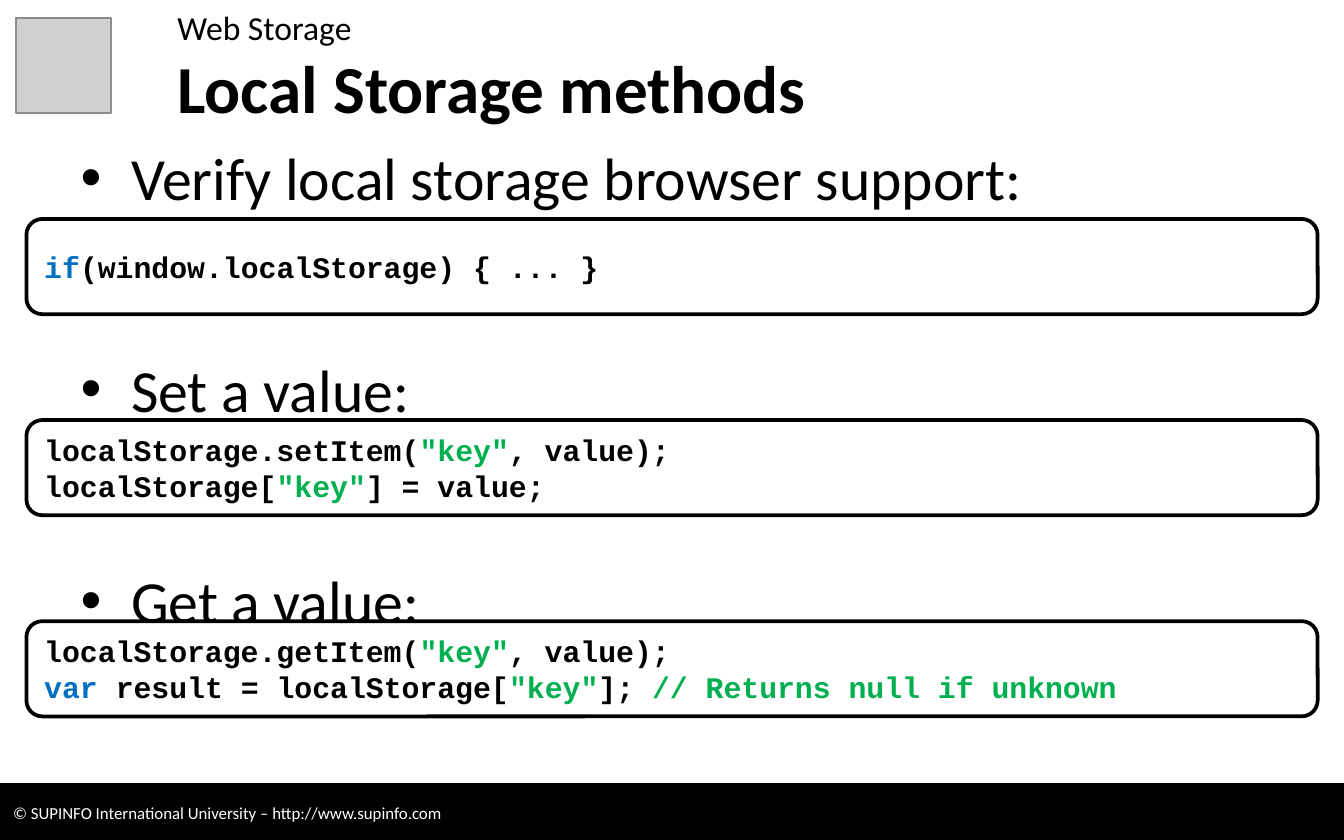
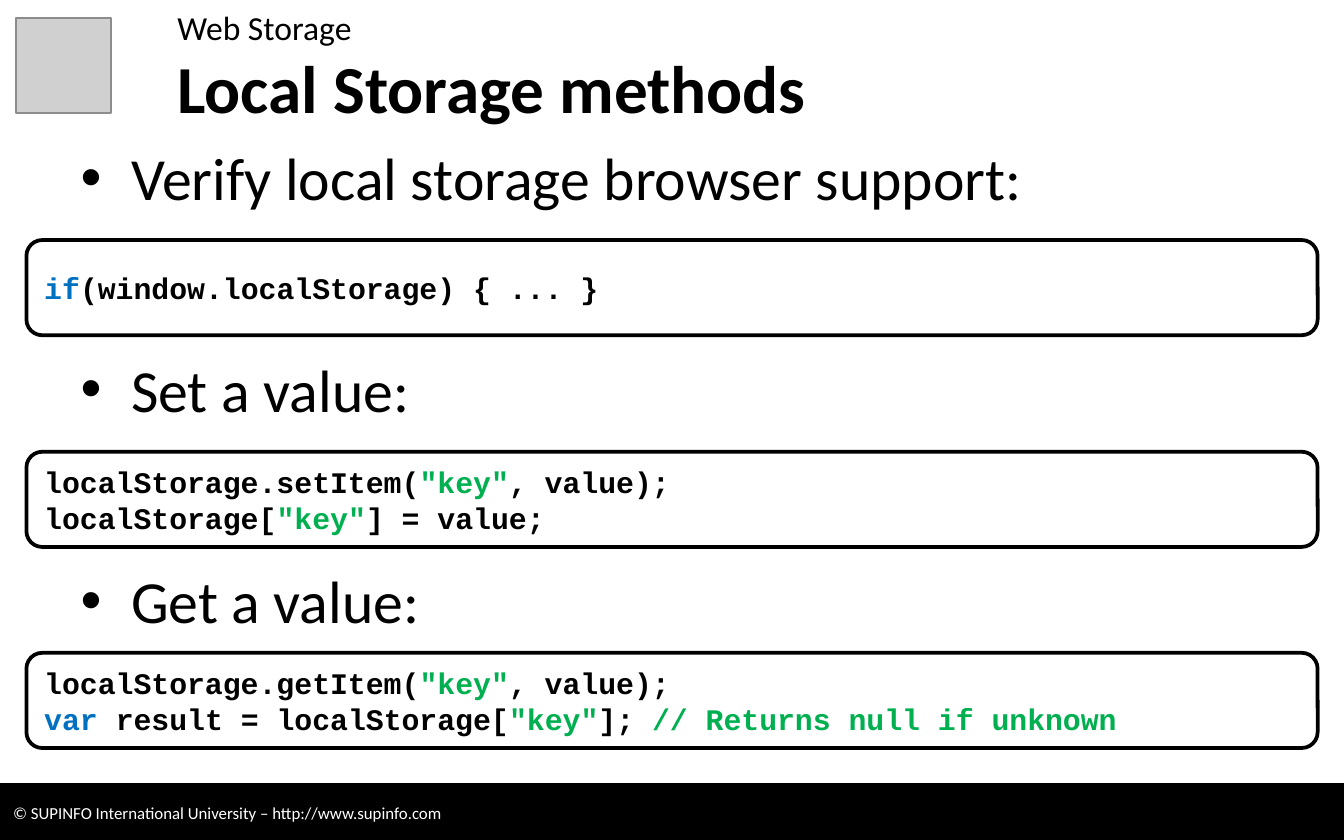
Before and after one commit to CodeCourses/3WEB, a slide deck: slide 12 of 09 - HTML5 - Offline features [RC without Labs].pptx (slide 11 before the commit). Drawn at 1344x840 pixels with LibreOffice and Linux fonts; fonts in the diff are those of the drawing; grey boxes stand for pictures; background and template pictures are left out. Boxes give left, top, right and bottom in pixels: in the first picture for what was removed or moved away, otherwise in the second. Text is boxed around its words. In the diff, an @@ line names an element or a change of style, - is before the commit and + after.

```diff
--- a/09 - HTML5 - Offline features [RC without Labs].pptx
+++ b/09 - HTML5 - Offline features [RC without Labs].pptx
@@ rounded rectangle "if(window.localStorage) { ... }": place and size @@
-rounded rectangle "if(window.localStorage) { ... }" at <box>27,219,1318,314</box>
+rounded rectangle "if(window.localStorage) { ... }" at <box>27,241,1318,336</box>
@@ rounded rectangle "localStorage.setItem("key", value);": place and size @@
-rounded rectangle "localStorage.setItem("key", value);" at <box>27,421,1318,516</box>
+rounded rectangle "localStorage.setItem("key", value);" at <box>27,452,1318,547</box>
@@ rounded rectangle "localStorage.getItem("key", value);": place and size @@
-rounded rectangle "localStorage.getItem("key", value);" at <box>27,621,1318,716</box>
+rounded rectangle "localStorage.getItem("key", value);" at <box>27,653,1318,749</box>
```
Also in this commit, not shown: 7 other slides changed, 3 slides added, 1 slide removed, 4 other files.
